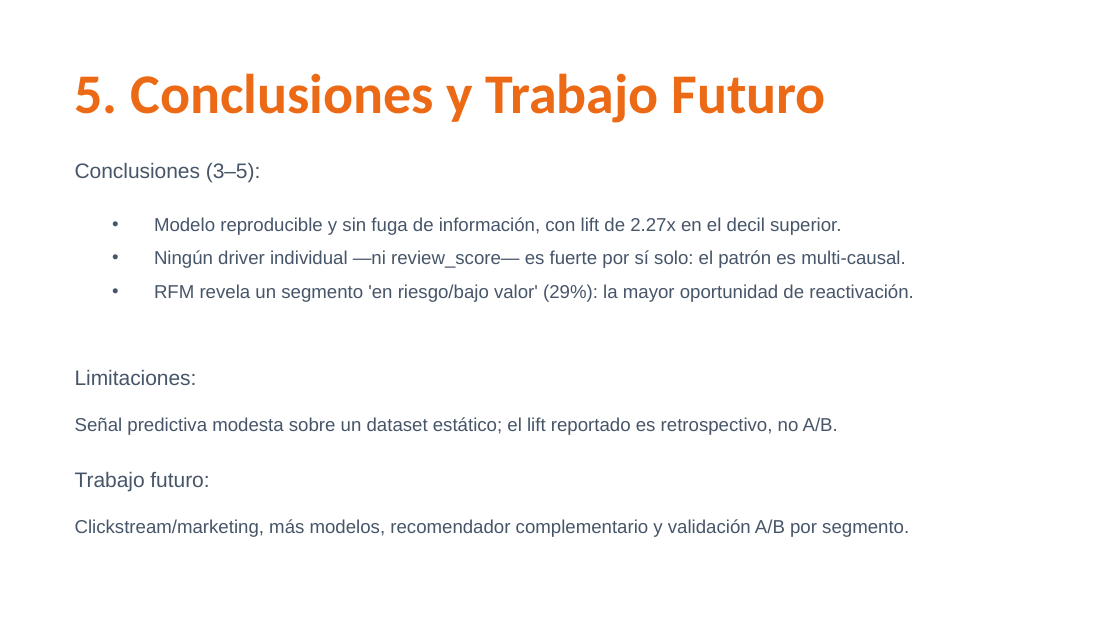
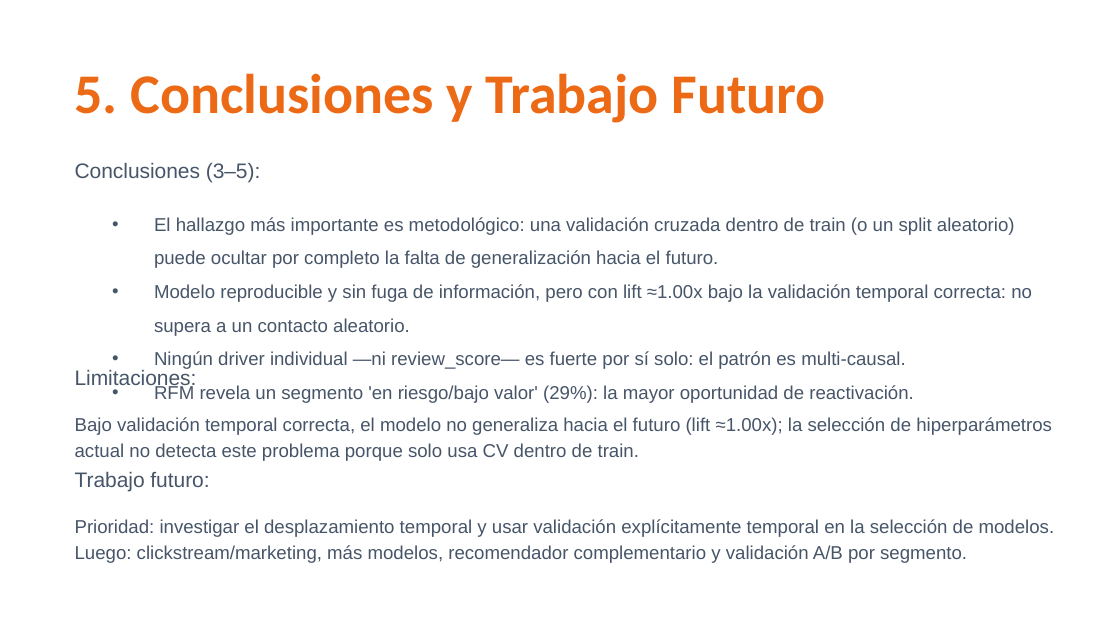
Before and after one commit to alexanderbaidal/ucg-olist-repeat-purchase-prediction, a slide deck: slide 21 of docs/Defensa_ShopMart_Olist.pptx. Drawn at 1120x630 pixels with LibreOffice and Linux fonts; fonts in the diff are those of the drawing; background and template pictures are left out. Boxes give left, top, right and bottom in pixels: in the first picture for what was removed or moved away, otherwise in the second. Text is boxed around its words. In the diff, an @@ line names an element or a change of style, - is before the commit and + after.

```diff
--- a/docs/Defensa_ShopMart_Olist.pptx
+++ b/docs/Defensa_ShopMart_Olist.pptx
@@ text at (x1=154, y1=217, x2=1032, y2=336): text changed @@
-• Modelo reproducible y sin fuga de información, con lift de 2.27x en el decil superior.
+• El hallazgo más importante es metodológico: una validación cruzada dentro de train (o un split aleatorio) puede ocultar por completo la falta de generalización hacia el futuro.
+• Modelo reproducible y sin fuga de información, pero con lift ≈1.00x bajo la validación temporal correcta: no supera a un contacto aleatorio.
@@ text at (x1=75, y1=417, x2=1052, y2=461): text changed @@
-Señal predictiva modesta sobre un dataset estático; el lift reportado es retrospectivo, no A/B.
+Bajo validación temporal correcta, el modelo no generaliza hacia el futuro (lift ≈1.00x); la selección de hiperparámetros actual no detecta este problema porque solo usa CV dentro de train.
@@ text at (x1=75, y1=519, x2=1055, y2=563): text changed @@
-Clickstream/marketing, más modelos, recomendador complementario y validación A/B por segmento.
+Prioridad: investigar el desplazamiento temporal y usar validación explícitamente temporal en la selección de modelos. Luego: clickstream/marketing, más modelos, recomendador complementario y validación A/B por segmento.
```
Also in this commit, not shown: 5 other slides changed, 24 other files.
